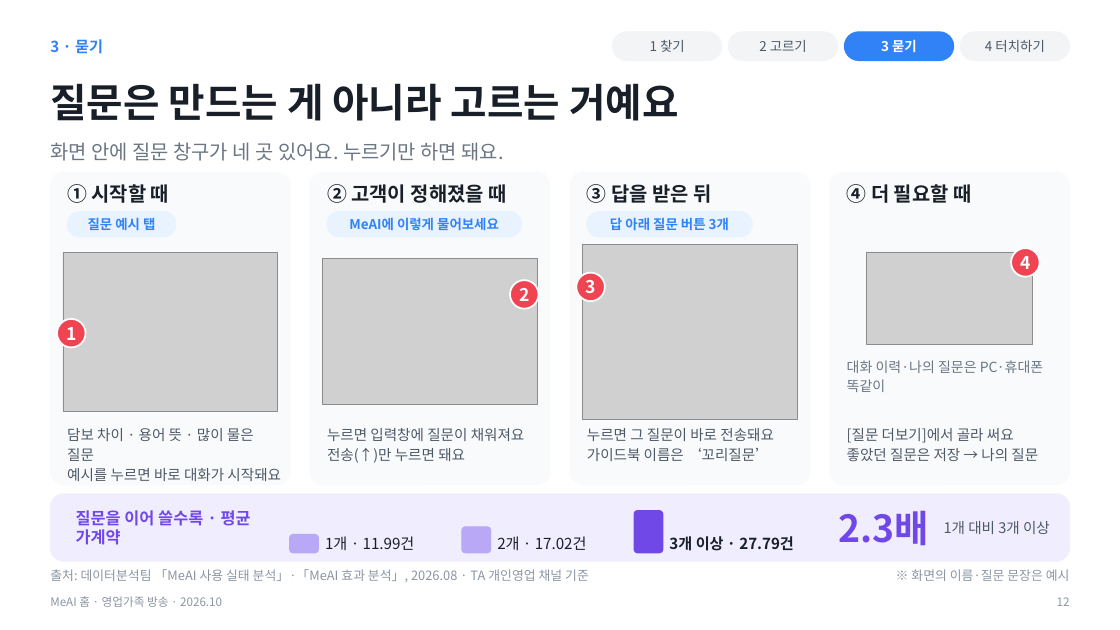
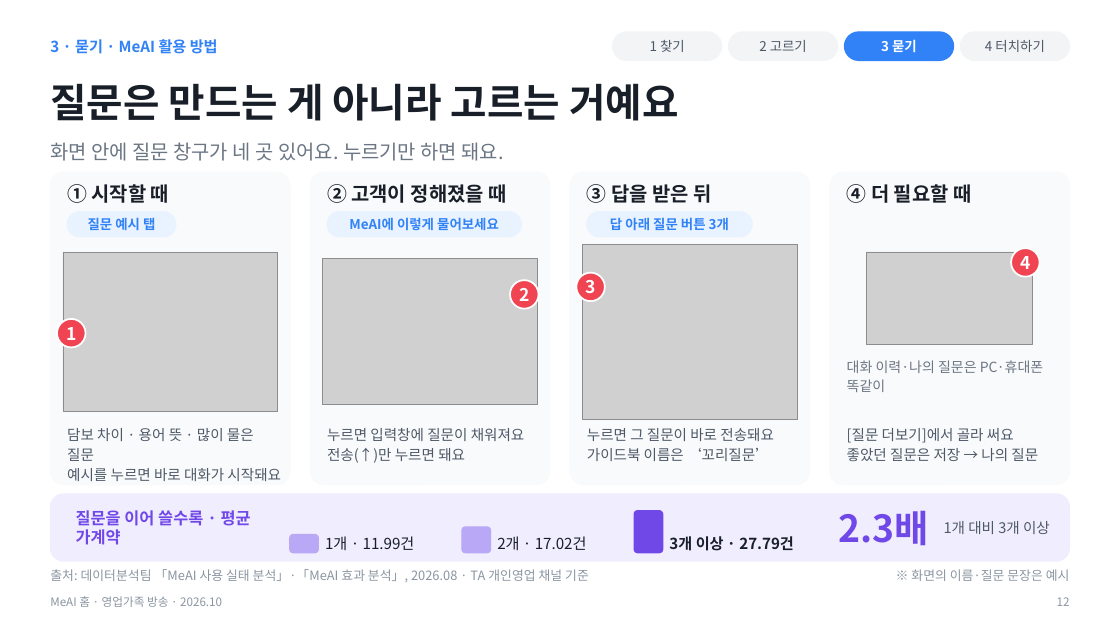
Before and after one commit to hunx11-sys/MeAI, a slide deck: slide 12 of docs/MeAI_broadcast_FP_2026.10.pptx. Drawn at 1120x630 pixels with LibreOffice and Linux fonts; fonts in the diff are those of the drawing; grey boxes stand for pictures. Boxes give left, top, right and bottom in pixels: in the first picture for what was removed or moved away, otherwise in the second. Text is boxed around its words. In the diff, an @@ line names an element or a change of style, - is before the commit and + after.

```diff
--- a/docs/MeAI_broadcast_FP_2026.10.pptx
+++ b/docs/MeAI_broadcast_FP_2026.10.pptx
@@ text at box(50, 39, 218, 54): text changed @@
-3 · 묻기
+3 · 묻기 · MeAI 활용 방법
```
Also in this commit, not shown: 7 other slides changed, 12 other files.
